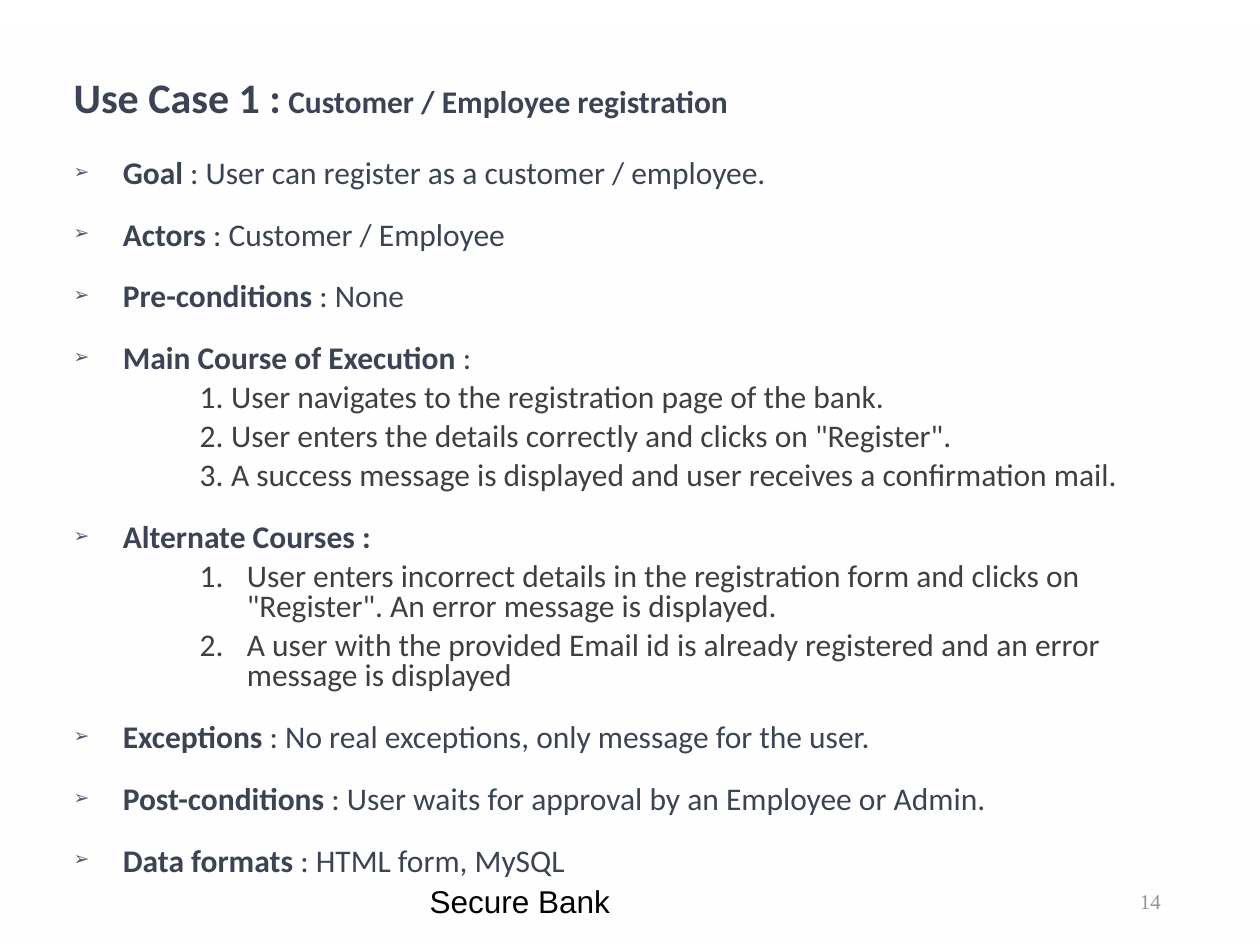
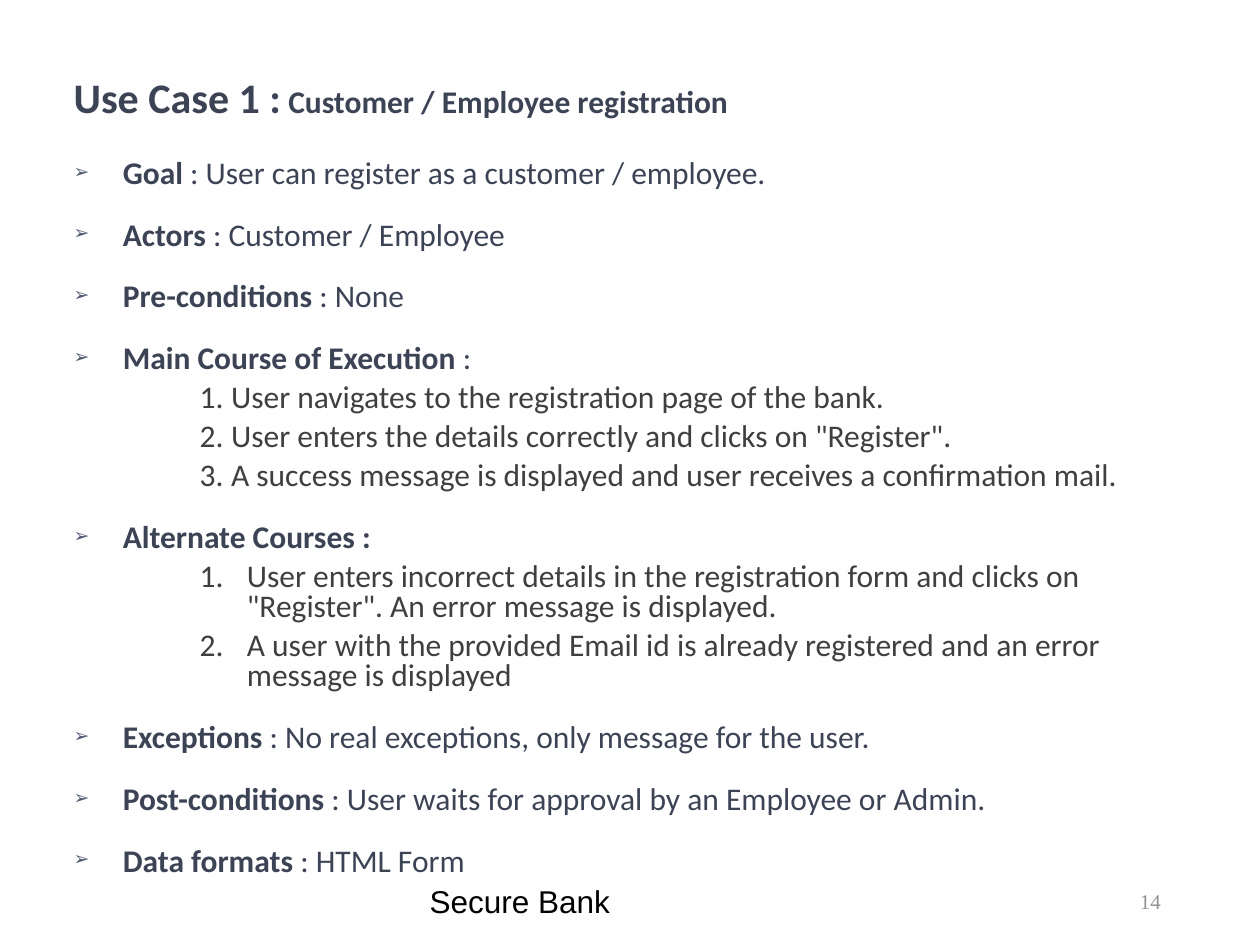
Before and after one commit to kwuerl/secure-coding-team-8, a slide deck: slide 14 of presentations/Phase3.ppt. Drawn at 1260x945 pixels with LibreOffice and Linux fonts; fonts in the diff are those of the drawing; background and template pictures are left out. Boxes give left, top, right and bottom in pixels: in the first picture for what was removed or moved away, otherwise in the second. Text is boxed around its words. In the diff, an @@ line names an element or a change of style, - is before the commit and + after.

```diff
--- a/presentations/Phase3.ppt
+++ b/presentations/Phase3.ppt
@@ text at bbox=[123, 850, 465, 873]: text changed; bold on @@
-➢ Data formats : HTML form, MySQL
+➢ Data formats : HTML Form
```
Also in this commit, not shown: 10 other slides changed, 3 slides added.
